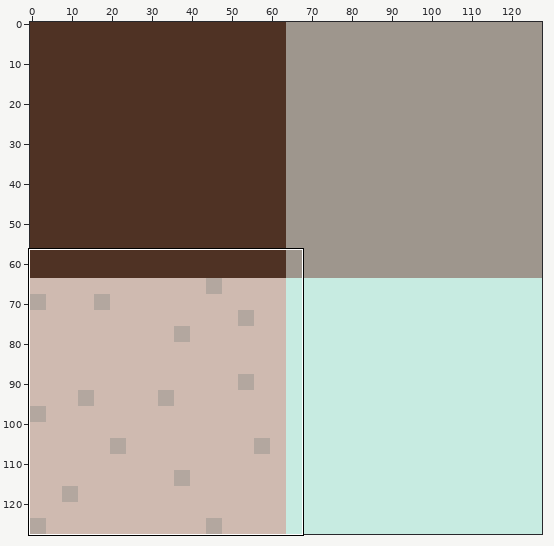
Edited in one commit: pixel-art file (characters/textures/prisoner.ase). The picture above shows the old version from afar; the outline marks the close-up.
Close-up. Before:
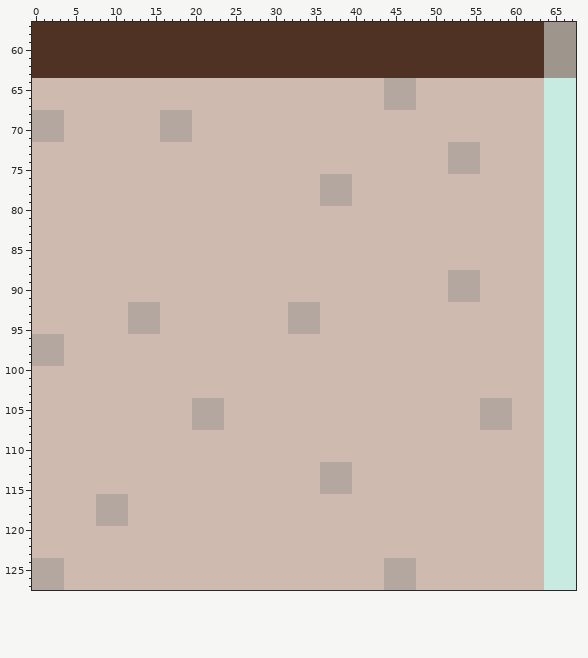
128x128 pixels, 1 frame. Shown: x 0..67, y 57..127.
And afterwards:
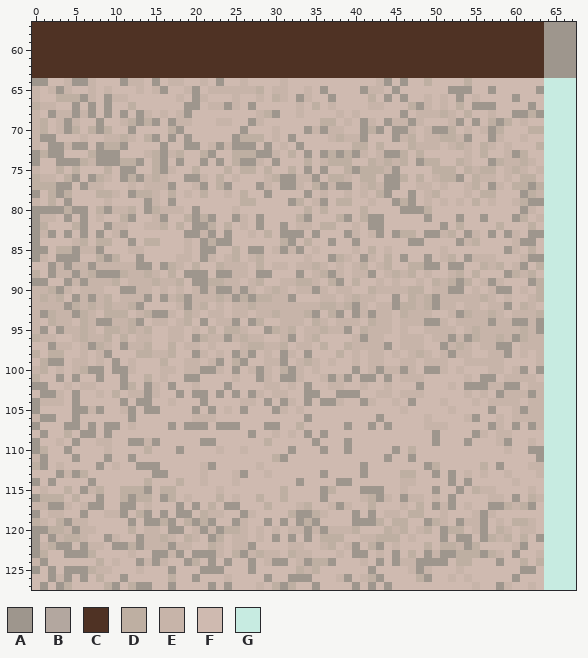
Palette (. is transparent): A #9e968d  B #b3a79f  C #4f3224  D #beafa2  E #c7b4a9  F #cfbab0  G #c7ebe1
From the commit log: Ryan's texture edits
Diff:
Changed rows in their new state; - is an unchanged pixel.
first column x 0:
 64 AA--EAAE---AEE-A-EE--E-A--E----E-----------EAFAF-D----D---------
 65 E-EAE--E-E---E-EA--EA-EEEEEED-EE--E-A----AEEFAFF----AAA--A-----A
 66 E--DDDAE-AEE------E-AE---E--E-DE-AE--A----D-AFAF-E-E-A-E----A---
 67 DEE--A-A-A--D------AA-EEAE-A-----E-D-E----EEFFFDAE-E-D-AAA----A-
 68 EFAEEAEA-A-A-AE-EFEA--------EDA--E----E-E-----A-EEEDE-D--E--AADA
 69 EDFEAE--A--EDADAFAEE---EE--AE-------DD-E-AE-AEEAE---EA-A-DAD-E--
 70 EDFEAD-DAD--A---FDAF------A---E---AEAEE--ADA-AAE-EAAD-E-EAD---DD
 71 EAAF--E--EEDE-DAFAFA-----ADDD-E-A----EDEEA---AED-EEDDEA--AE--E--
 72 E-AAEAA-ADDA----A--AA-EAEAAA-A-E-A------DD-D---DEEE-EDEFDE-E---D
 73 ADAA---DAAA---EDAED--DA--DDDAAE-D-A-ADADAE-EAAD-D---FFEFD--EAD--
 74 A--AAADEAAADDA-DA-A--A-A-DAAE-A---D-EDDD--DEDED-ADD-FDEF-ADEEDE-
 75 E--D-D---D-AA--DAE--D---D-DD-D--D-A-A--DADDDEA----DDDFDEDD-EDE-E
 76 DEE-DA-ADE-ADAEDE--AAE-D-E---EDAAEEAFDDE-DD-AAD-D-EDDA-DEE-E-DD-
 77 DDDAA-AEE---E-EEEA--EA-DA---AE-AAE-DAEAA-EDEAA--EE-E--ED-AE-DDAD
 78 A-DAD---DDE-ADDE-D-E-D--E-D--A----A-EFFE-E-DA--A-ED---E-DD---ADE
 79 E-D-A----E----AE-A--------DD----AD-EAFDD--E--ADA-E-E-E-D-E--EDAA
 80 AAAADAA-DAEED-ADEEE-A----E--------D-D----D----AAAD-----------AE-
 81 AEE-A-A-E--DA--EA--DADA--AE-A----DA---DA-DAA-----A---A--A---AD-E
 82 AD---DA--AEE--EED-D-AAD-D-E-A--A-EE-DD--E-AA-------A-D----D---D-
 83 AEA-A-A-A-EA-------AAEA-A--E-D-AAA-A---AE-EA-ADD-AAED-AE-A-AE-AA
 84 A----ED-DD--A-DD---E-ADAA------DA-D--A--A------AA----AED----EAA-
 85 AA-DDAEEA---EE-----E-AA--D-AA-EAEA-E----E-D-E------E-------AE-D-
 86 AE-AAA--DAD--A----EE-AE-ED-ED-----E--ADE-AE-D-A--A-ED-AEEE---EAA
 87 --AEAEEAEEEEEAA-ADE-D--DEEE-D-EE-EEDE-E-ED-ED--DDAA-AA--DED-EA-D
 88 D-AEEAEDAAADEEDE-D-AAA-AAEE-AA---A-EDAE-EEA-EDED-E--EDFD---ADED-
 89 AA--AEAEEED-EEEDEED-AADDEE-ED--EEDDE-DA-D--E-E--E-DEDADFEAE---AD
 90 EEDAE-EEE--AAEE-E-E-EAEAAEAE-EDE-EEAE-EE--DEEEEDD-EEAAFE-EAA-E-D
 91 EDED-AEAED-EEEA-AEDAEEEDEADADDEEA---EE-EDEE--A-DEDAEEEEEDE-E--ED
 92 EEEEADEDEDEEDAFF--EAED-E-EEDEEEEEEEEDDEDAE-EEADDEDAEE-EE-EEA-DE-
 93 EADEEADE-DDDFEDAAE-DE-EE-EE-EEDEEEDA-DA-AEAEE-DEEE--EADEEDE-EEED
 94 E-DEE-DEAAEEDAFEE-ED-A-EEA-AD--EEEFDE-EEE-DEE-EEEAAE-EEEEAEEAAEA
 95 EA-AEEDE-DDEDEDF-EE-E-D-DDE--ADEDFEEDEEA-DEEE-E--EEEE-EDEEEEEDEA
 96 DEEF-EDEED-D-EE--EE-ADEEAEDEE--EA-ED----EAEE--EEE-EEAEADEEDEADEE
 97 FFAEE-EADE-AEED--D-EE-E---EDDEED-EE-D--DEEEEA-EEE--AEDE-EEAA-EEE
 98 DFDD--E-EA---DDEED--AE-E-AEA-E-AE-A---D-E-EE-E-EDE-EAEE--EEA-E-E
 99 FDAA-EE-E-A-E---D--EE-EA-DA--EEA-EDE-E--E-EE--EE-EEE--EEEEE----E
100 ED-E-EDAA-AAE---EE-EEAAE-A-EAE-DAE-E----A-EAEEAE-AAE-E---EE-EA-A
101 D--A-A--A--A--D-E--AA----E--AE-AAE--EAEA-AA-A-EEE-----E-AA-EEEE-
102 AA--E-EE---AD-AE-A--E---A----EE-E-A--EE--E--E---A---E-AAAEEAA-EE
103 -AAE-A--E-D-EEAE--A-AA-A-A-AE-EE--AA--AAA--EE-EEE-----E-E-AEEEAE
104 AEEE-A-----A-AA--E--FAFF--EE-A-AE-A-AAE--AE--E-A---E---EFEEEE-EE
105 A----AAEA--EA-AA----AFAFE-A---AE-E------------E-----E---FAFFEAEE
106 EAA--A------A-------EEEF----------A--------A-----E----EAFFEFEEEE
107 A---AA-A-AA-E----A-AAAFAAA---AA--D-----A--A-A----EEE----FAEFA-AE
108 -A--D-AA-A-----------------A--E-E-A-A-------------A----AE-EE----
109 A--E-A--EE--AAEA-----AA------D-----A---A----------A---A---EA--E-
110 AD--A----E----D---A----E--E-----A---A--A-----A-D-----------E--AA
111 EA---A---A--A-----------------DA------------A--A---------------A
112 DA-E----A-E--AAA-----EA-----E-------FFFF-A-------AD-----D-A---EE
113 ---AEAD--------AA----E---EA--E------AFFF-A----DD--A-A-E-E--E---E
114 A-A----A------D---D--E---E-------A--FFAA------EE----A-A-----E---
115 -E--D-AED--DDDA-DD-----E-------D----ADFF-AAA--E---A--A-DEE----E-
116 ADDD-D--AFFDADD-AD-E---D-E--D--D----A----EDAE-AEE-E-A----EE-A-DE
117 EEAAE-EAAFFAA-E---A-A-D-AA---D---ED--EAE--D---E-D-AEA-E--AADEDA-
118 A-EE--A-FEEA-DA-A-AA-DEE--AE----DAADE---A-A-EE-DD--E---EAE------
119 DE-DAEE-FFFFA-AADA-DADA--AE--A-A-ADA----AAAD-DD--ADE-AEEA-E-DDE-
120 AADDEAEE----D-EE-AA-EAEADDE-E-E-EEAEAEEED---DED-ED-ADD-EA-DE-EE-
121 A-AEDDE--AE--AEEDE-DE-AD-EE-E-A-A-A-DDD--EEDDD-E---A-AA-ADED-D-A
122 AEDAA-AEE-AADAEEEAEE--DE-EEA----EE--ED-EA-DA-E---D-DDEAD----EA--
123 AD--AAAD----E--AAEA-AAAE-DAEDEE-DEE---E-AA-E-A-D-AEAADDDADE-A--E
124 EAFF----D-E--AEAE--AD-A-A--A-EAA-EADDA---E-AFAEEAAAA-DD---A--D-D
125 AFAFAAADEE---E---A---AAA---A-----DED------A-FFFEAE---E-------AA-
126 FFAEA-A-D--A-----D--A---E----A--AAA---EA-EDAFFFFDA--E-E-----A---
127 FAFAD----DA-DAA--A----A-A---E-DAD--A----A-A-AFFF-------E--AE--E-
